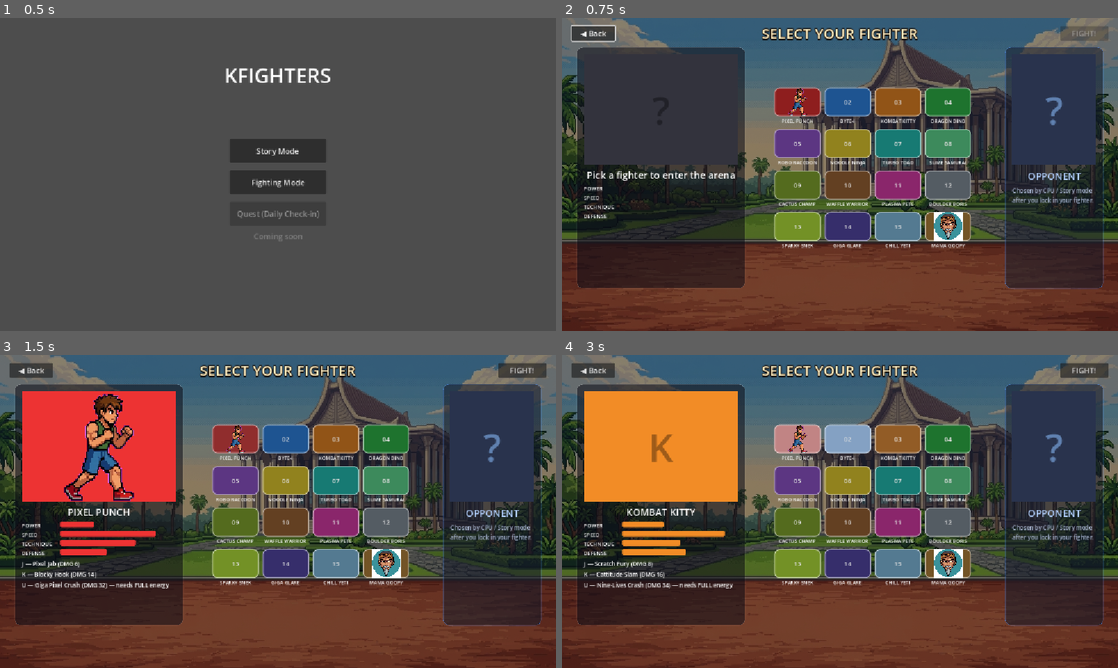
Above: before the commit, frames 1-4 (two rows, left to right).
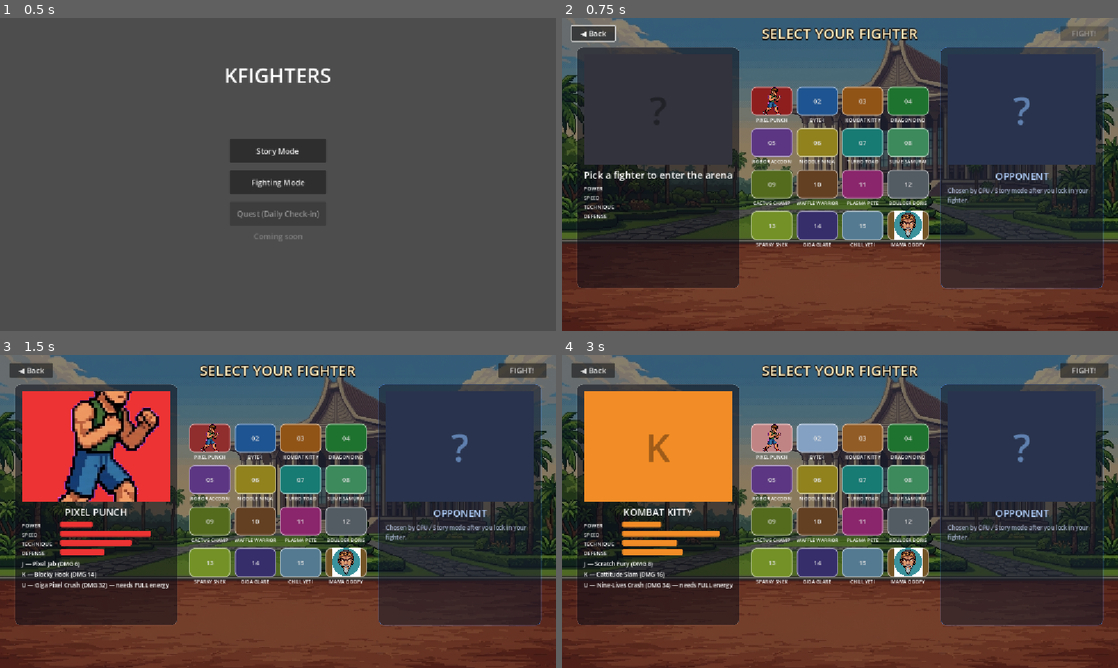
Above: after the commit, the same moments.

Repository: omnitrixdev/kfighters
Game: Godot game, scene res://screens/main_menu.tscn
Two runs of this game, one before a commit and one after it. Both use one fixed random seed, a clock stepped at 60 frames per second and the inputs below.
Inputs (mouse positions are in pixels of both pictures, inside the frame that each line leads up to; where the layout moved, square brackets give the same spot in the first picture):
- Up to frame 1 (0.5 s): no input
- Up to frame 2 (0.75 s): click "Story Mode" at 0.5 s
- Up to frame 3 (1.5 s): click (211, 439) [233, 439] at 1.25 s
- Up to frame 4 (3 s): click "02" at 2 s; click "03" at 2.75 s

Frame 1 is identical in both runs. In frame 2, 22% of the frame differs, in the area x 4-96%, y 9-87%; in frame 3, 26%, in the area x 10-96%, y 9-87%; in frame 4, 22%.

Commit message:
fix(char): use new character

Diff:
--- a/data/roster.gd
+++ b/data/roster.gd
@@ -67,8 +67,8 @@
 	cd.passive = CharacterData.Passive.IRON_SKIN
 	cd.portrait = load("res://char-images/mama-goopy/goopy-char-avatar.jpeg")
 	cd.sprite_frames = _build_goopy_sprite_frames()
-	cd.sprite_scale = Vector2(0.11, 0.11)
-	cd.sprite_offset = Vector2(0, -8)
+	cd.sprite_scale = Vector2(0.105, 0.105)
+	cd.sprite_offset = Vector2(0, -13)
 	cd.basic_1 = _move("Cane Sweep", MoveData.Kind.BASIC, 9, 7, 4, 11,
 		Vector2(160, -35), 13, 9, 0)
 	cd.basic_2 = _move("Double Cane Strike", MoveData.Kind.BASIC, 17, 12, 4, 17,
@@ -78,44 +78,38 @@
 	return cd
 
 
-## Slices the 4x2 walk sheet into an 8-frame animation and builds the rest of
-## the SpriteFrames from single-pose art (see char-images/mama-goopy/).
+## Builds the SpriteFrames from pre-processed art in char-images/mama-goopy/frames/:
+## the raw Gemini renders came as opaque JPEGs with a baked-in fake checker
+## background (no real alpha) and wildly inconsistent canvas sizes between the
+## single-pose shots and the 4x2 walk sheet's cells. frames/*.png were matted
+## (real alpha), cropped to content, and height-normalized offline so every
+## frame reads at the same apparent character size at a shared sprite_scale.
 static func _build_goopy_sprite_frames() -> SpriteFrames:
 	var sf := SpriteFrames.new()
 	sf.remove_animation(&"default")
 
-	var idle_tex: Texture2D = load("res://char-images/mama-goopy/ready-stances.jpeg")
-	var punch_tex: Texture2D = load("res://char-images/mama-goopy/strike-with-wooden-stick.jpeg")
-	var ultimate_tex: Texture2D = load("res://char-images/mama-goopy/taunt.jpeg")
-	var walk_sheet: Texture2D = load("res://char-images/mama-goopy/8-walking-goopy.jpeg")
+	const DIR := "res://char-images/mama-goopy/frames/"
 
 	sf.add_animation(&"idle")
 	sf.set_animation_loop(&"idle", true)
 	sf.set_animation_speed(&"idle", 4.0)
-	sf.add_frame(&"idle", idle_tex)
+	sf.add_frame(&"idle", load(DIR + "idle.png"))
 
 	sf.add_animation(&"walk")
 	sf.set_animation_loop(&"walk", true)
 	sf.set_animation_speed(&"walk", 10.0)
-	var cols := 4
-	var rows := 2
-	var cell := walk_sheet.get_size() / Vector2(cols, rows)
-	for row in rows:
-		for col in cols:
-			var atlas := AtlasTexture.new()
-			atlas.atlas = walk_sheet
-			atlas.region = Rect2(Vector2(col, row) * cell, cell)
-			sf.add_frame(&"walk", atlas)
+	for i in 8:
+		sf.add_frame(&"walk", load(DIR + "walk_%d.png" % i))
 
 	sf.add_animation(&"punch")
 	sf.set_animation_loop(&"punch", false)
 	sf.set_animation_speed(&"punch", 12.0)
-	sf.add_frame(&"punch", punch_tex)
+	sf.add_frame(&"punch", load(DIR + "punch.png"))
 
 	sf.add_animation(&"ultimate")
 	sf.set_animation_loop(&"ultimate", false)
 	sf.set_animation_speed(&"ultimate", 8.0)
-	sf.add_frame(&"ultimate", ultimate_tex)
+	sf.add_frame(&"ultimate", load(DIR + "ultimate.png"))
 
 	return sf
 
--- a/project.godot
+++ b/project.godot
@@ -29,7 +29,10 @@
 
 [display]
 
+window/size/viewport_width=1152
+window/size/viewport_height=648
 window/stretch/mode="canvas_items"
+window/stretch/aspect="keep"
 
 [editor_plugins]
 
--- a/screens/character_select.gd
+++ b/screens/character_select.gd
@@ -1,6 +1,6 @@
 extends Control
 
-const CARD_SIZE := Vector2(96, 78)
+const CARD_SIZE := Vector2(86, 78)
 
 var _roster: Array[CharacterData] = []
 var _cards: Array[Button] = []
--- a/screens/character_select.tscn
+++ b/screens/character_select.tscn
@@ -80,7 +80,7 @@
 layout_mode = 0
 offset_left = 30.0
 offset_top = 60.0
-offset_right = 380.0
+offset_right = 368.0
 offset_bottom = 560.0
 theme_override_styles/panel = SubResource("StyleBoxFlat_panel")
 
@@ -109,7 +109,7 @@
 grow_horizontal = 2
 grow_vertical = 2
 expand_mode = 1
-stretch_mode = 5
+stretch_mode = 6
 
 [node name="Initial" type="Label" parent="Preview/Margin/Layout/PortraitBg"]
 layout_mode = 1
@@ -215,17 +215,17 @@
 
 [node name="Grid" type="GridContainer" parent="."]
 layout_mode = 0
-offset_left = 440.0
-offset_top = 144.0
-offset_right = 848.0
-offset_bottom = 480.0
+offset_left = 392.0
+offset_top = 142.0
+offset_right = 760.0
+offset_bottom = 478.0
 theme_override_constants/h_separation = 8
 theme_override_constants/v_separation = 8
 columns = 4
 
 [node name="OpponentPreview" type="PanelContainer" parent="."]
 layout_mode = 0
-offset_left = 918.0
+offset_left = 784.0
 offset_top = 60.0
 offset_right = 1122.0
 offset_bottom = 560.0
Binary file added: char-images/mama-goopy/frames/idle.png
Not shown, added: char-images/mama-goopy/frames/idle.png.import
Binary file added: char-images/mama-goopy/frames/punch.png
Not shown, added: char-images/mama-goopy/frames/punch.png.import
Binary file added: char-images/mama-goopy/frames/ultimate.png
Not shown, added: char-images/mama-goopy/frames/ultimate.png.import
Binary file added: char-images/mama-goopy/frames/walk_0.png
Not shown, added: char-images/mama-goopy/frames/walk_0.png.import
Binary file added: char-images/mama-goopy/frames/walk_1.png
Not shown, added: char-images/mama-goopy/frames/walk_1.png.import
Binary file added: char-images/mama-goopy/frames/walk_2.png
Not shown, added: char-images/mama-goopy/frames/walk_2.png.import
(and 11 more such lines)
